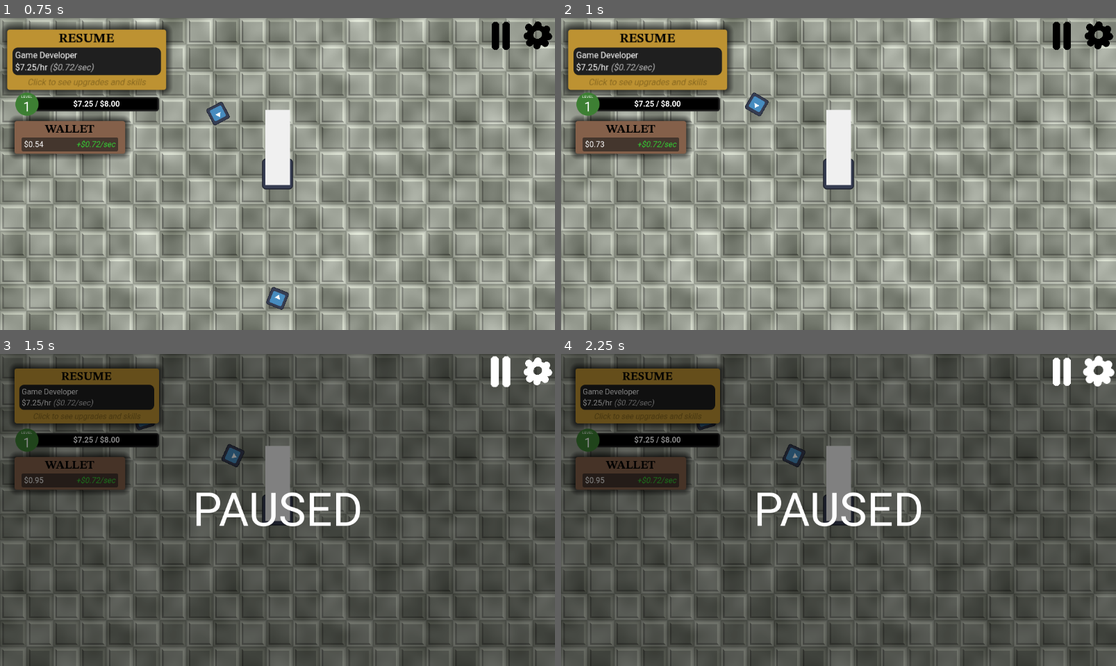
Above: before the commit, frames 1-4 (two rows, left to right).
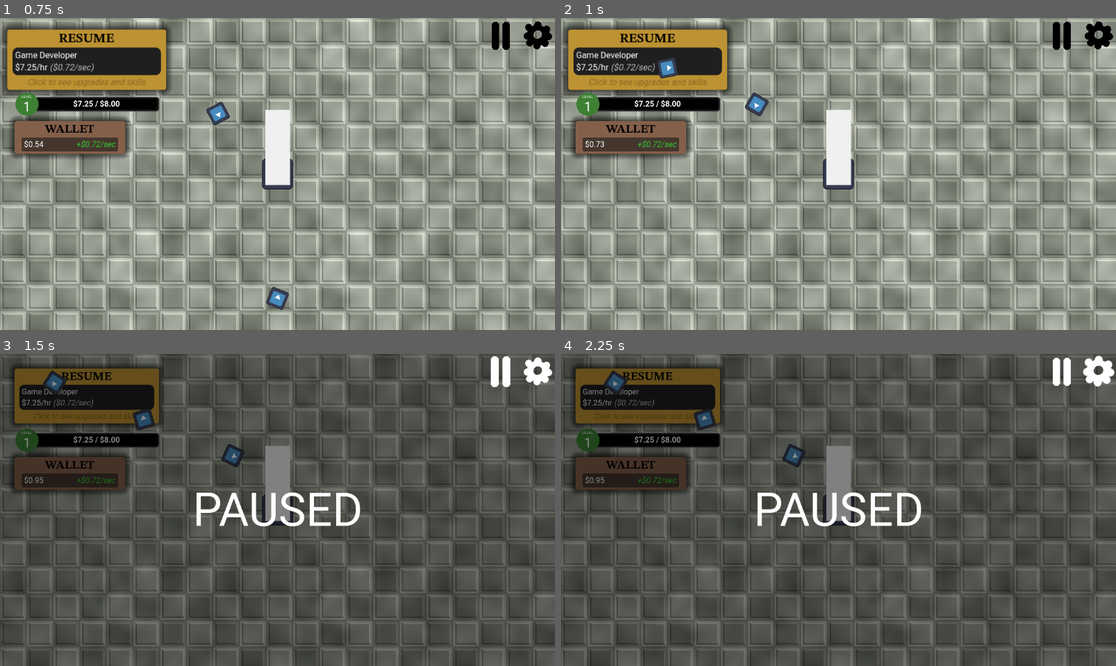
Above: after the commit, the same moments.

Repository: artmouse155/Escape-Minimum-Wage
Game: Godot game, scene res://main.tscn
The game is run twice, just before and just after one commit, with the same random seed, the same clock (stepped at 60 frames per second) and the same inputs. The engine's default icon, where the game draws it, is replaced by a stand-in: a white triangle on a blue panel in a dark square.
Inputs (mouse positions are in pixels of both pictures, inside the frame that each line leads up to):
- Up to frame 1 (0.75 s): click (88, 58) at 0.5 s
- Up to frame 2 (1 s): no input
- Up to frame 3 (1.5 s): click (499, 372) at 1.25 s
- Up to frame 4 (2.25 s): click (1099, 372) at 2 s

Frame 1 is identical in both runs. In frame 2, 0.2% of the frame differs, in the area x 17-22%, y 12-20%; in frame 3, 0.3%, in the area x 7-28%, y 5-24%; in frame 4, 0.3%.
Error after the commit: Trying to assign value of type 'Resource' to a variable of type 'UpgradeList.gd'. (res://Game/UI/Shop/shop.gd:21)

Commit message:
Fixing weird bug
Fixed this: https://github.com/godotengine/godot/issues/95909 temporarily by allowing 0-arg init of these resources

Diff:
--- a/escape-minimum-wage/Game/UI/Shop/UpgradeLists/Networking/networking.tres
+++ b/escape-minimum-wage/Game/UI/Shop/UpgradeLists/Networking/networking.tres
@@ -62,6 +62,6 @@
 [resource]
 resource_name = "Networking"
 script = ExtResource("1_31u5c")
-name = "Upgrade Name"
+name = "Networking"
 upgrades = Array[ExtResource("2_uove2")]([SubResource("Resource_pybhl"), SubResource("Resource_sv4n4"), SubResource("Resource_8cs21"), SubResource("Resource_y5cai"), SubResource("Resource_2rli3")])
 metadata/_custom_type_script = "uid://cnq0rt0uj1ssv"
--- a/escape-minimum-wage/Game/UI/Shop/shop.gd
+++ b/escape-minimum-wage/Game/UI/Shop/shop.gd
@@ -2,23 +2,25 @@
 
 @export var shop_item_container : Control
 
-enum UpgradeTypes {RESUME_TIER}
+@export var PackedShopItem : PackedScene
 
-const UpgradeLists := {
-	RESUME_TIER = preload("uid://pcreq443v0eu")
+enum UpgradeTypes {RESUME_TIER, NETWORKING}
+
+const UpgradeLists : Dictionary = {
+	UpgradeTypes.RESUME_TIER : preload("uid://pcreq443v0eu"),
+	UpgradeTypes.NETWORKING : preload("uid://ch6p1mtjx3tyx")
 }
 
 
 # Called when the node enters the scene tree for the first time.
 func _ready() -> void:
-	for type in UpgradeTypes:
-		var shop_item = ShopItem.new(type, UpgradeLists[type], 0)
-		shop_item_container.add_child(shop_item)
-
-
-# Called every frame. 'delta' is the elapsed time since the previous frame.
-func _process(delta: float) -> void:
-	pass
+	for type in range(len(UpgradeTypes)):
+		var shop_item = PackedShopItem.instantiate()
+		print(shop_item.get_class())
+		if shop_item is ShopItem:
+			var upgradeList : UpgradeList = UpgradeLists[type]
+			shop_item.init(type, upgradeList, 0)
+			shop_item_container.add_child(shop_item)
 
 func on_playerdata_updated(playerdata : PlayerResource):
 	for shop_item in shop_item_container.get_children():
--- a/escape-minimum-wage/Game/UI/Shop/shop.tscn
+++ b/escape-minimum-wage/Game/UI/Shop/shop.tscn
@@ -30,7 +30,7 @@
 corner_radius_bottom_right = 5
 corner_radius_bottom_left = 5
 
-[node name="Shop" type="Control"]
+[node name="Shop" type="Control" node_paths=PackedStringArray("shop_item_container")]
 layout_mode = 3
 anchors_preset = 15
 anchor_right = 1.0
@@ -39,6 +39,8 @@
 grow_vertical = 2
 theme = ExtResource("1_786ea")
 script = ExtResource("2_myqds")
+shop_item_container = NodePath("PanelContainer/MarginContainer/VBoxContainer/MarginContainer/VBoxContainer/MarginContainer/VBoxContainer/Education/ShopItemContainer")
+PackedShopItem = ExtResource("3_mb8kc")
 
 [node name="PanelContainer" type="PanelContainer" parent="."]
 custom_minimum_size = Vector2(800, 1200)
@@ -101,8 +103,5 @@
 layout_mode = 2
 theme_override_styles/panel = SubResource("StyleBoxFlat_rr577")
 
-[node name="VBoxContainer" type="VBoxContainer" parent="PanelContainer/MarginContainer/VBoxContainer/MarginContainer/VBoxContainer/MarginContainer/VBoxContainer/Education"]
+[node name="ShopItemContainer" type="VBoxContainer" parent="PanelContainer/MarginContainer/VBoxContainer/MarginContainer/VBoxContainer/MarginContainer/VBoxContainer/Education"]
 layout_mode = 2
-
-[node name="ShopItem" parent="PanelContainer/MarginContainer/VBoxContainer/MarginContainer/VBoxContainer/MarginContainer/VBoxContainer/Education/VBoxContainer" instance=ExtResource("3_mb8kc")]
-layout_mode = 2
--- a/escape-minimum-wage/Game/UI/Shop/shop_item.gd
+++ b/escape-minimum-wage/Game/UI/Shop/shop_item.gd
@@ -14,7 +14,8 @@
 
 signal purchased(_upgrade_name : String)
 
-func _init(upgrade_type : Shop.UpgradeTypes, upgrade_list : UpgradeList, current : int, can_afford : bool = false) -> void:
+func init(_upgrade_type : Shop.UpgradeTypes, upgrade_list : UpgradeList, current : int, can_afford : bool = false) -> void:
+	upgrade_type = _upgrade_type
 	UpgradeNameNode.text = upgrade_list.name
 	var current_upgrade = upgrade_list.upgrades[current]
 	Icon.texture = current_upgrade.icon
--- a/escape-minimum-wage/Game/UI/Shop/shop_item.tscn
+++ b/escape-minimum-wage/Game/UI/Shop/shop_item.tscn
@@ -68,7 +68,9 @@
 font = ExtResource("5_384kv")
 font_size = 24
 
-[node name="ShopItem" type="MarginContainer" node_paths=PackedStringArray("Icon", "UpgradeNameNode", "CurrentNode", "CostNode", "BuyButton", "BuyLabel")]
+[node name="ShopItem" type="MarginContainer" node_paths=PackedStringArray("Icon", "UpgradeNameNode", "CurrentNode", "NextNode", "CostNode", "BuyButton", "BuyLabel")]
+offset_right = 490.0
+offset_bottom = 82.0
 theme_override_constants/margin_left = 10
 theme_override_constants/margin_top = 10
 theme_override_constants/margin_right = 10
@@ -77,9 +79,11 @@
 Icon = NodePath("HBoxContainer/PanelContainer/MarginContainer/Icon")
 UpgradeNameNode = NodePath("HBoxContainer/VBoxContainer/UpgradeName")
 CurrentNode = NodePath("HBoxContainer/VBoxContainer/Current")
+NextNode = NodePath("HBoxContainer/VBoxContainer2/Next")
 CostNode = NodePath("HBoxContainer/VBoxContainer2/PanelContainer/Cost")
 BuyButton = NodePath("HBoxContainer/Control/BuyButton")
 BuyLabel = NodePath("HBoxContainer/Control/BuyButton/Label")
+metadata/_custom_type_script = "uid://dmp4vljyvkm72"
 
 [node name="HBoxContainer" type="HBoxContainer" parent="."]
 layout_mode = 2
--- a/escape-minimum-wage/Game/game.tscn
+++ b/escape-minimum-wage/Game/game.tscn
@@ -14,6 +14,7 @@
 [ext_resource type="FontFile" uid="uid://dm1564gx0yygd" path="res://Resources/Roboto/static/Roboto-Bold.ttf" id="9_72g0p"]
 [ext_resource type="Script" uid="uid://3qwp5parw6tj" path="res://Game/title.gd" id="10_7gi1t"]
 [ext_resource type="Script" uid="uid://bdmgwks0kuafh" path="res://Game/tween_button.gd" id="13_4lqr4"]
+[ext_resource type="PackedScene" uid="uid://di5fus4hd3do6" path="res://Game/UI/Shop/shop.tscn" id="13_qlwvw"]
 
 [sub_resource type="ShaderMaterial" id="ShaderMaterial_7raqb"]
 shader = ExtResource("1_1r4le")
@@ -102,6 +103,7 @@
 XPBarLabel = NodePath("MarginContainer/InGameUI/Container/HBoxContainer/MarginContainer/Label")
 
 [node name="BG" type="ColorRect" parent="."]
+z_index = -1
 material = SubResource("ShaderMaterial_7raqb")
 layout_mode = 1
 anchors_preset = 15
@@ -129,6 +131,7 @@
 [node name="World" parent="GameContainer/SubViewport" instance=ExtResource("1_bk3v5")]
 
 [node name="MarginContainer" type="MarginContainer" parent="."]
+z_index = -1
 layout_mode = 1
 offset_right = 21.0
 offset_bottom = 69.0
@@ -415,6 +418,10 @@
 theme_type_variation = &"TitleLabel"
 text = "PAUSED"
 
+[node name="Shop" parent="." instance=ExtResource("13_qlwvw")]
+visible = false
+layout_mode = 1
+
 [node name="PauseAndSettings" type="HBoxContainer" parent="."]
 z_index = 1
 layout_mode = 1
Not shown: 1 places in escape-minimum-wage/Game/game.tscn that only renumber resources
